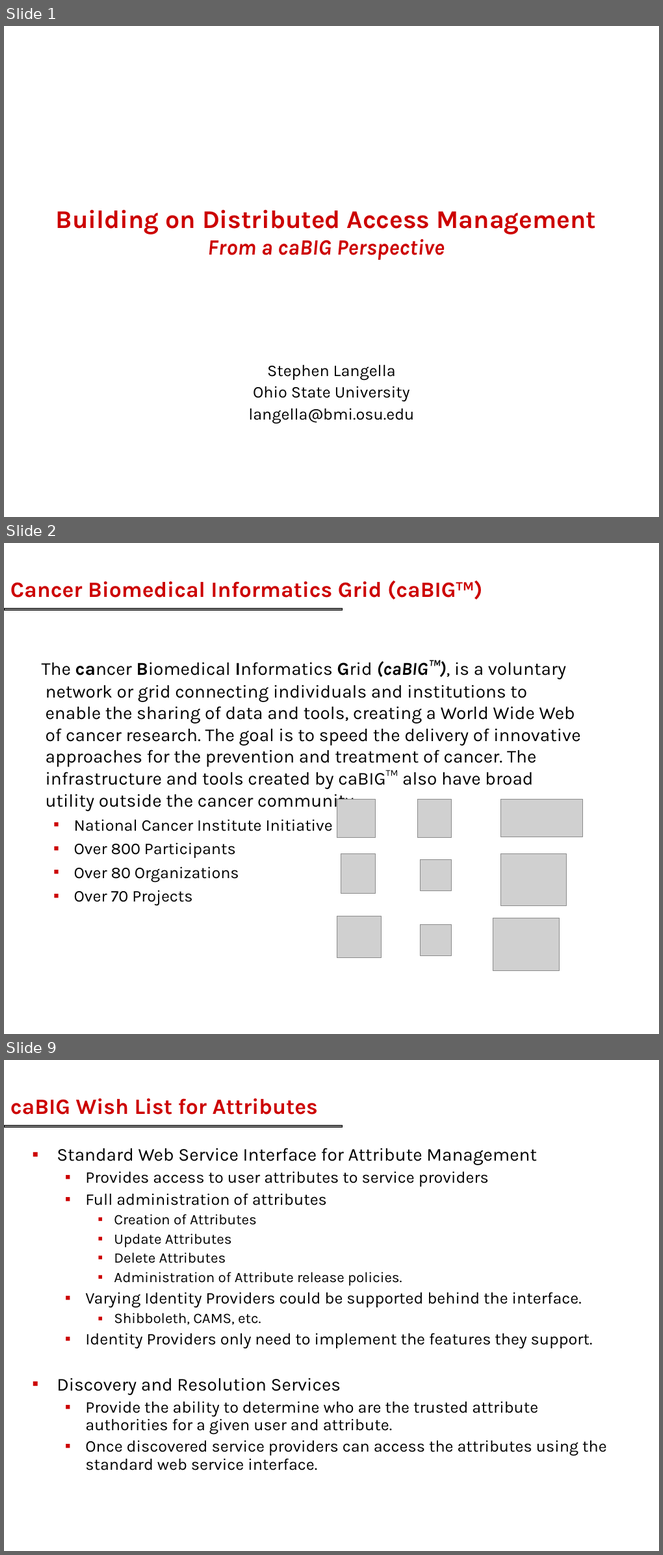
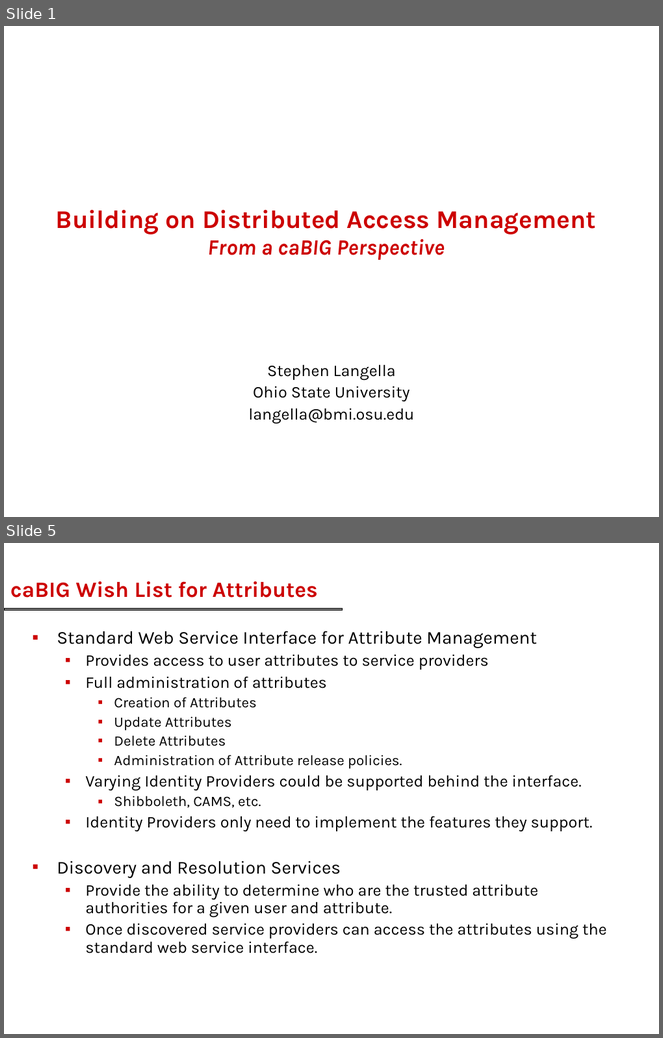
Before and after one commit to NCIP/cagrid-portal, a slide deck: cagrid-1-0/Documentation/presentations/security/gridgrouper/gridgrouper-educause-camp-future-nov-2006.ppt. Shown one above the other, each under a label of ours: slides 1, 2 and 9 before the commit, slides 1 and 5 after it; the slides between them are not shown. The pictures are 663x1555 and 663x1038 pixels, drawn with LibreOffice and Linux fonts; fonts in the diff are those of the drawing; grey boxes stand for pictures; background and template pictures are left out. Boxes give left, top, right and bottom in pixels: in the first picture for what was removed or moved away, otherwise in the second. Text is boxed around its words. In the diff, an @@ line names an element or a change of style, - is before the commit and + after.

```diff
--- a/cagrid-1-0/Documentation/presentations/security/gridgrouper/gridgrouper-educause-camp-future-nov-2006.ppt
+++ b/cagrid-1-0/Documentation/presentations/security/gridgrouper/gridgrouper-educause-camp-future-nov-2006.ppt
@@ slide 2 removed at box(4, 543, 659, 1034), background #FFFFFF; not listed: 1 template element that a slide beside it also shows @@
@@ title removed at box(10, 581, 382, 598) @@
-Cancer Biomedical Informatics Grid (caBIGTM)
@@ text removed at box(42, 660, 581, 906) @@
-The cancer Biomedical Informatics Grid (caBIG™), is a voluntary network or grid connecting individuals and institutions to enable the sharing of data and tools, creating a World Wide Web of cancer research. The goal is to speed the delivery of innovative approaches for the prevention and treatment of cancer. The infrastructure and tools created by caBIG™ also have broad utility outside the cancer community.
-  ▪ National Cancer Institute Initiative
-  ▪ Over 800 Participants
-  ▪ Over 80 Organizations
-  ▪ Over 70 Projects
@@ picture removed at box(337, 800, 375, 838) @@
@@ picture removed at box(417, 800, 451, 838) @@
@@ picture removed at box(501, 800, 582, 837) @@
@@ picture removed at box(341, 854, 376, 893) @@
@@ picture removed at box(501, 854, 566, 906) @@
@@ picture removed at box(420, 860, 451, 891) @@
@@ picture removed at box(337, 917, 382, 958) @@
@@ picture removed at box(420, 925, 451, 956) @@
@@ picture removed at box(493, 919, 560, 971) @@
@@ what was slide 9 is now slide 5 @@
```
Also in this commit, not shown: 3 slides changed, 3 other slides removed, 1 other file.
